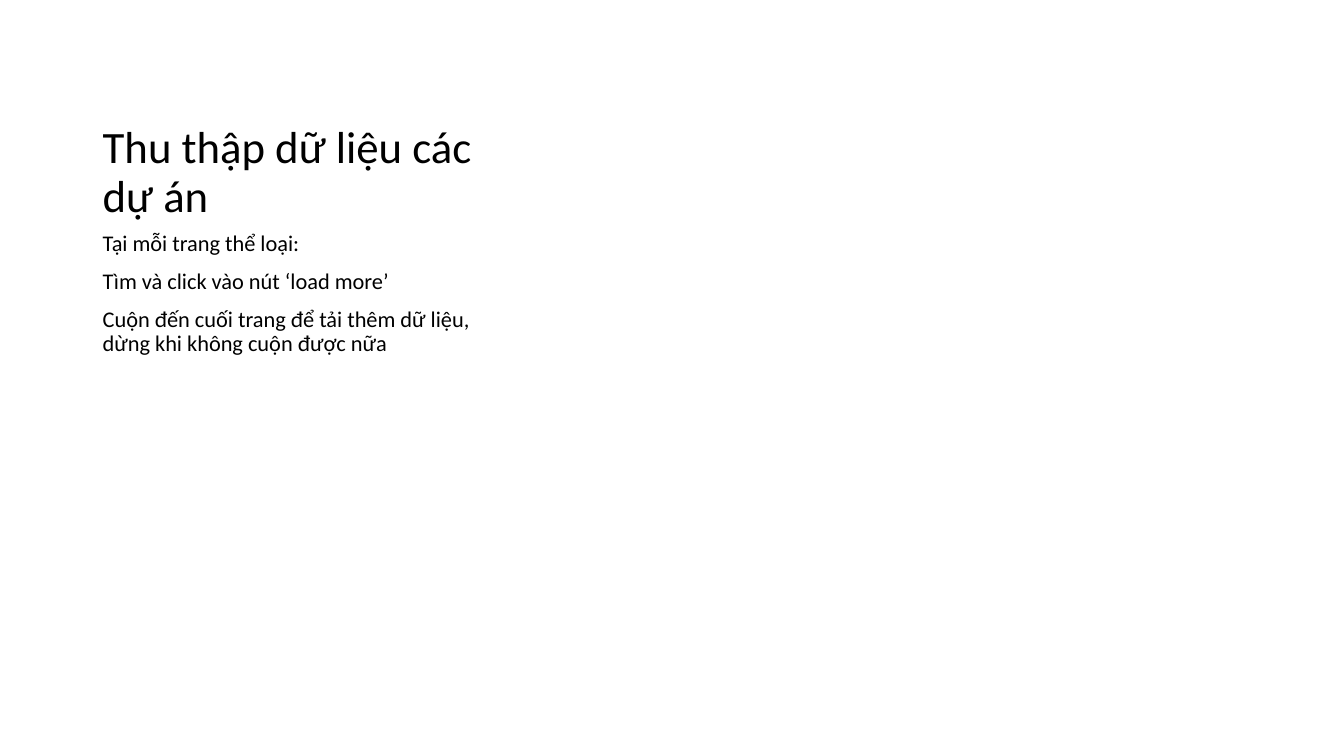
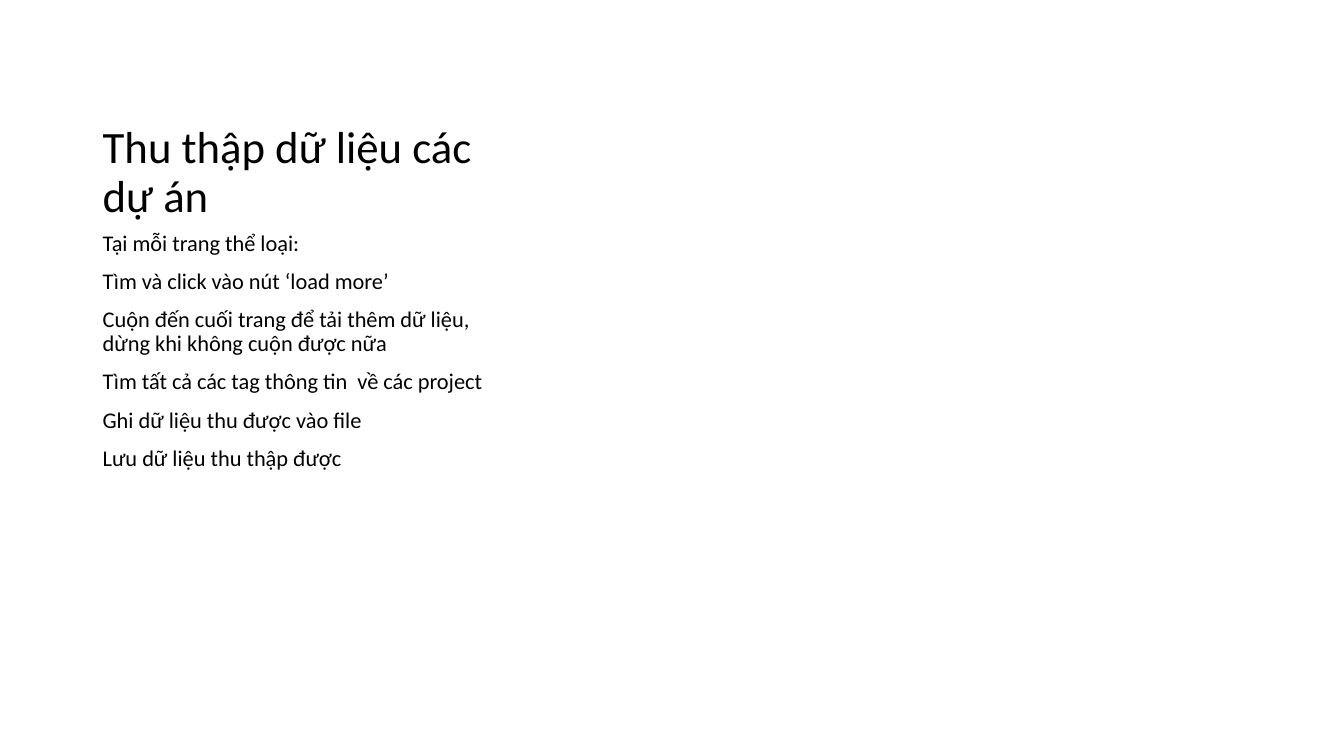
Before and after one commit to XQuyTran/DataScience_Project_HCMUS, a slide deck: slide 7 of presentation/report.pptx. Drawn at 1344x756 pixels with LibreOffice and Linux fonts; fonts in the diff are those of the drawing. Boxes give left, top, right and bottom in pixels: in the first picture for what was removed or moved away, otherwise in the second. Text is boxed around its words. In the diff, an @@ line names an element or a change of style, - is before the commit and + after.

```diff
--- a/presentation/report.pptx
+++ b/presentation/report.pptx
@@ text at [103, 372, 482, 470]: paragraphs added @@
+Tìm tất cả các tag thông tin về các project
+Ghi dữ liệu thu được vào file
+Lưu dữ liệu thu thập được
```
Also in this commit, not shown: 6 slides added.
